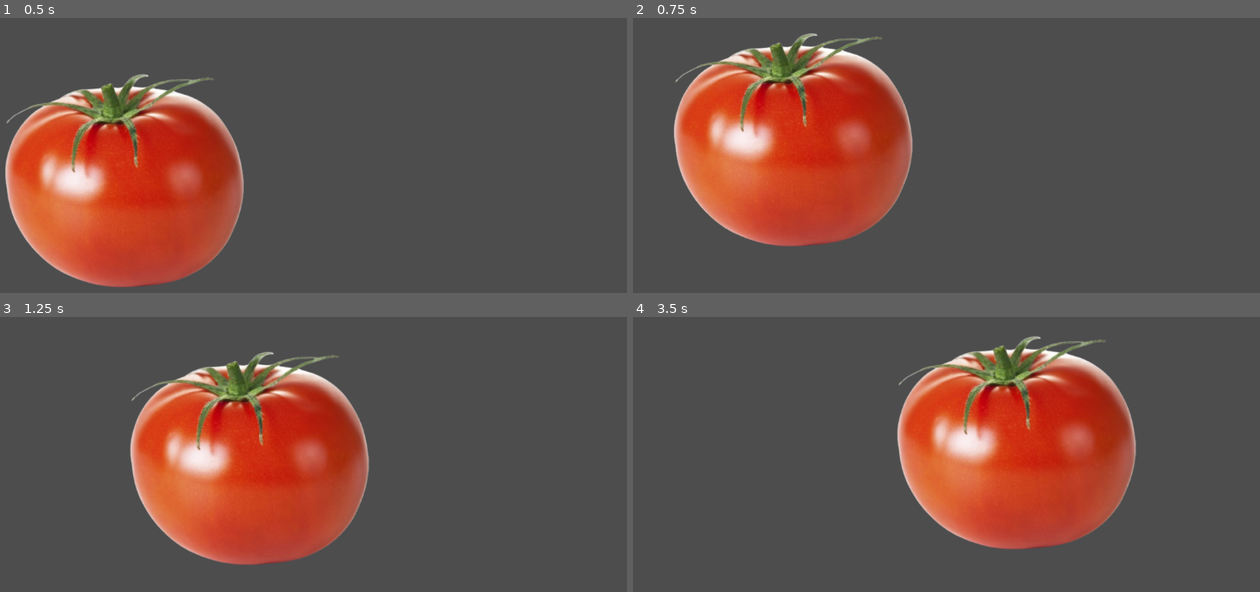
Above: before the commit, frames 1-4 (two rows, left to right).
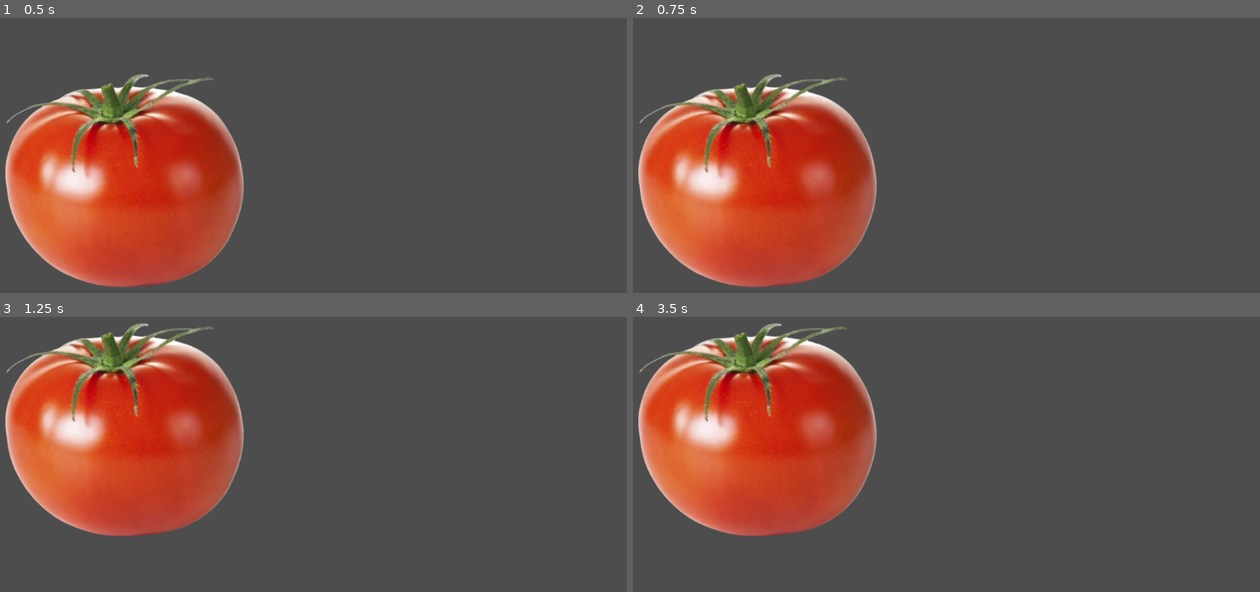
Above: after the commit, the same moments.

Repository: PZerua/ggj24_fruits
Game: Godot game, scene res://scenes/combat.tscn
Two runs of this game, one before a commit and one after it. Both use one fixed random seed, a clock stepped at 60 frames per second and the inputs below.
Inputs:
- Up to frame 1 (0.5 s): no input
- Up to frame 2 (0.75 s): tap Enter (ui_accept) at 0.5, 0.6 s; hold Right (ui_right) from 0.53 s (still down)
- Up to frame 3 (1.25 s): keep holding Right (ui_right); tap W (JUMP_1, bound only after the commit) at 0.77, 0.8, 1.07 s
- Up to frame 4 (3.5 s): tap W (JUMP_1, bound only after the commit) at 1.35, 1.52, 1.82, 2.3, 3.02, 3.32 s; tap Enter (ui_accept) at 1.55, 2.1, 2.85 s; release Right (ui_right) at 2.03 s; hold Left (ui_left) 2.03-2.78 s; hold Right (ui_right) from 2.78 s (still down)

Frame 1 is identical in both runs. In frame 2, 24% of the frame differs, in the area x 0-45%, y 5-98%; in frame 3, 37%; in frame 4, 46%, in the area x 0-81%, y 2-85%.

Commit message:
add inputs

Diff:
--- a/assets/fruits/controller.gd
+++ b/assets/fruits/controller.gd
@@ -28,7 +28,7 @@
 	#if event.is_action_pressed("Exit"):
 		#get_tree().quit()
 
-func process_movement(delta):
+func process_movement(delta, jump_button, move_buttons):
 
 	if not enable_movement:
 		return
@@ -38,12 +38,12 @@
 		velocity.y += gravity * delta
 
 	# Handle jump.
-	if Input.is_action_just_pressed("ui_accept") and is_on_floor():
+	if Input.is_action_just_pressed(jump_button) and is_on_floor():
 		velocity.y = JUMP_VELOCITY
 
 	# Get the input direction and handle the movement/deceleration.
 	# As good practice, you should replace UI actions with custom gameplay actions.
-	var direction = Input.get_axis("ui_left", "ui_right")
+	var direction = Input.get_axis(move_buttons[0], move_buttons[1])
 	if direction:
 		velocity.x = direction * SPEED
 	else:
--- a/assets/fruits/tomato/tomato.gd
+++ b/assets/fruits/tomato/tomato.gd
@@ -2,4 +2,4 @@
 
 func _physics_process(delta):
 
-	process_movement(delta)
+	process_movement(delta, "JUMP_1", ["MOVE_LEFT_1", "MOVE_RIGHT_1"])
--- a/project.godot
+++ b/project.godot
@@ -14,3 +14,66 @@
 run/main_scene="res://scenes/combat.tscn"
 config/features=PackedStringArray("4.2", "Forward Plus")
 config/icon="res://icon.svg"
+
+[input]
+
+JUMP_1={
+"deadzone": 0.5,
+"events": [Object(InputEventKey,"resource_local_to_scene":false,"resource_name":"","device":-1,"window_id":0,"alt_pressed":false,"shift_pressed":false,"ctrl_pressed":false,"meta_pressed":false,"pressed":false,"keycode":0,"physical_keycode":87,"key_label":0,"unicode":119,"echo":false,"script":null)
+]
+}
+MOVE_LEFT_1={
+"deadzone": 0.5,
+"events": [Object(InputEventKey,"resource_local_to_scene":false,"resource_name":"","device":-1,"window_id":0,"alt_pressed":false,"shift_pressed":false,"ctrl_pressed":false,"meta_pressed":false,"pressed":false,"keycode":0,"physical_keycode":65,"key_label":0,"unicode":97,"echo":false,"script":null)
+]
+}
+MOVE_RIGHT_1={
+"deadzone": 0.5,
+"events": [Object(InputEventKey,"resource_local_to_scene":false,"resource_name":"","device":-1,"window_id":0,"alt_pressed":false,"shift_pressed":false,"ctrl_pressed":false,"meta_pressed":false,"pressed":false,"keycode":0,"physical_keycode":68,"key_label":0,"unicode":100,"echo":false,"script":null)
+]
+}
+PUNCH_1={
+"deadzone": 0.5,
+"events": [Object(InputEventKey,"resource_local_to_scene":false,"resource_name":"","device":-1,"window_id":0,"alt_pressed":false,"shift_pressed":false,"ctrl_pressed":false,"meta_pressed":false,"pressed":false,"keycode":0,"physical_keycode":67,"key_label":0,"unicode":99,"echo":false,"script":null)
+]
+}
+KICK_1={
+"deadzone": 0.5,
+"events": [Object(InputEventKey,"resource_local_to_scene":false,"resource_name":"","device":-1,"window_id":0,"alt_pressed":false,"shift_pressed":false,"ctrl_pressed":false,"meta_pressed":false,"pressed":false,"keycode":0,"physical_keycode":86,"key_label":0,"unicode":118,"echo":false,"script":null)
+]
+}
+BLOCK_1={
+"deadzone": 0.5,
+"events": [Object(InputEventKey,"resource_local_to_scene":false,"resource_name":"","device":-1,"window_id":0,"alt_pressed":false,"shift_pressed":false,"ctrl_pressed":false,"meta_pressed":false,"pressed":false,"keycode":0,"physical_keycode":83,"key_label":0,"unicode":115,"echo":false,"script":null)
+]
+}
+JUMP_2={
+"deadzone": 0.5,
+"events": [Object(InputEventKey,"resource_local_to_scene":false,"resource_name":"","device":-1,"window_id":0,"alt_pressed":false,"shift_pressed":false,"ctrl_pressed":false,"meta_pressed":false,"pressed":false,"keycode":0,"physical_keycode":4194320,"key_label":0,"unicode":0,"echo":false,"script":null)
+]
+}
+MOVE_LEFT_2={
+"deadzone": 0.5,
+"events": [Object(InputEventKey,"resource_local_to_scene":false,"resource_name":"","device":-1,"window_id":0,"alt_pressed":false,"shift_pressed":false,"ctrl_pressed":false,"meta_pressed":false,"pressed":false,"keycode":0,"physical_keycode":4194319,"key_label":0,"unicode":0,"echo":false,"script":null)
+]
+}
+MOVE_RIGHT_2={
+"deadzone": 0.5,
+"events": [Object(InputEventKey,"resource_local_to_scene":false,"resource_name":"","device":-1,"window_id":0,"alt_pressed":false,"shift_pressed":false,"ctrl_pressed":false,"meta_pressed":false,"pressed":false,"keycode":0,"physical_keycode":4194321,"key_label":0,"unicode":0,"echo":false,"script":null)
+]
+}
+PUNCH_2={
+"deadzone": 0.5,
+"events": [Object(InputEventKey,"resource_local_to_scene":false,"resource_name":"","device":-1,"window_id":0,"alt_pressed":false,"shift_pressed":false,"ctrl_pressed":false,"meta_pressed":false,"pressed":false,"keycode":0,"physical_keycode":79,"key_label":0,"unicode":111,"echo":false,"script":null)
+]
+}
+KICK_2={
+"deadzone": 0.5,
+"events": [Object(InputEventKey,"resource_local_to_scene":false,"resource_name":"","device":-1,"window_id":0,"alt_pressed":false,"shift_pressed":false,"ctrl_pressed":false,"meta_pressed":false,"pressed":false,"keycode":0,"physical_keycode":80,"key_label":0,"unicode":112,"echo":false,"script":null)
+]
+}
+BLOCK_2={
+"deadzone": 0.5,
+"events": [Object(InputEventKey,"resource_local_to_scene":false,"resource_name":"","device":-1,"window_id":0,"alt_pressed":false,"shift_pressed":false,"ctrl_pressed":false,"meta_pressed":false,"pressed":false,"keycode":0,"physical_keycode":4194322,"key_label":0,"unicode":0,"echo":false,"script":null)
+]
+}
